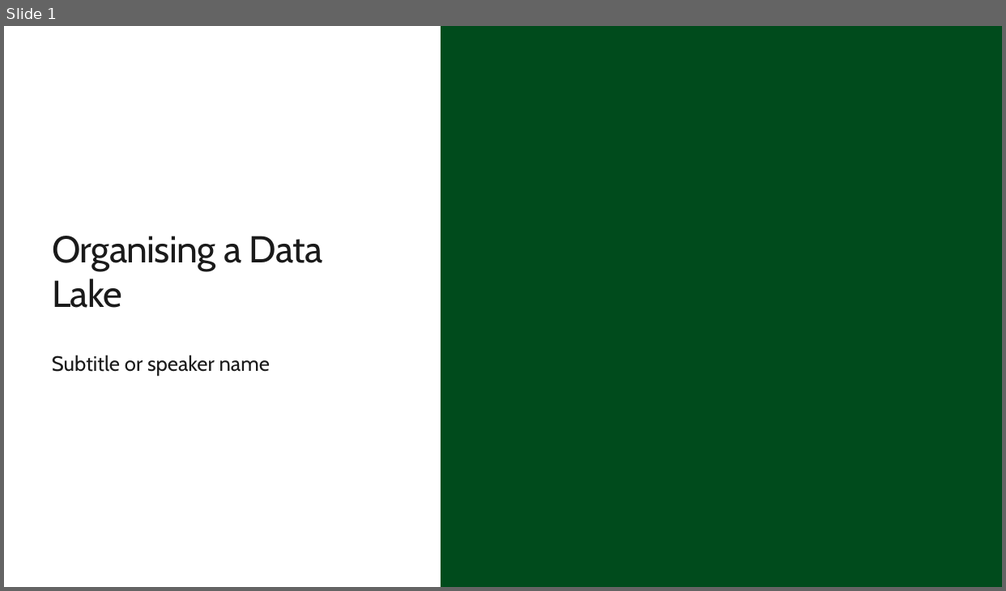
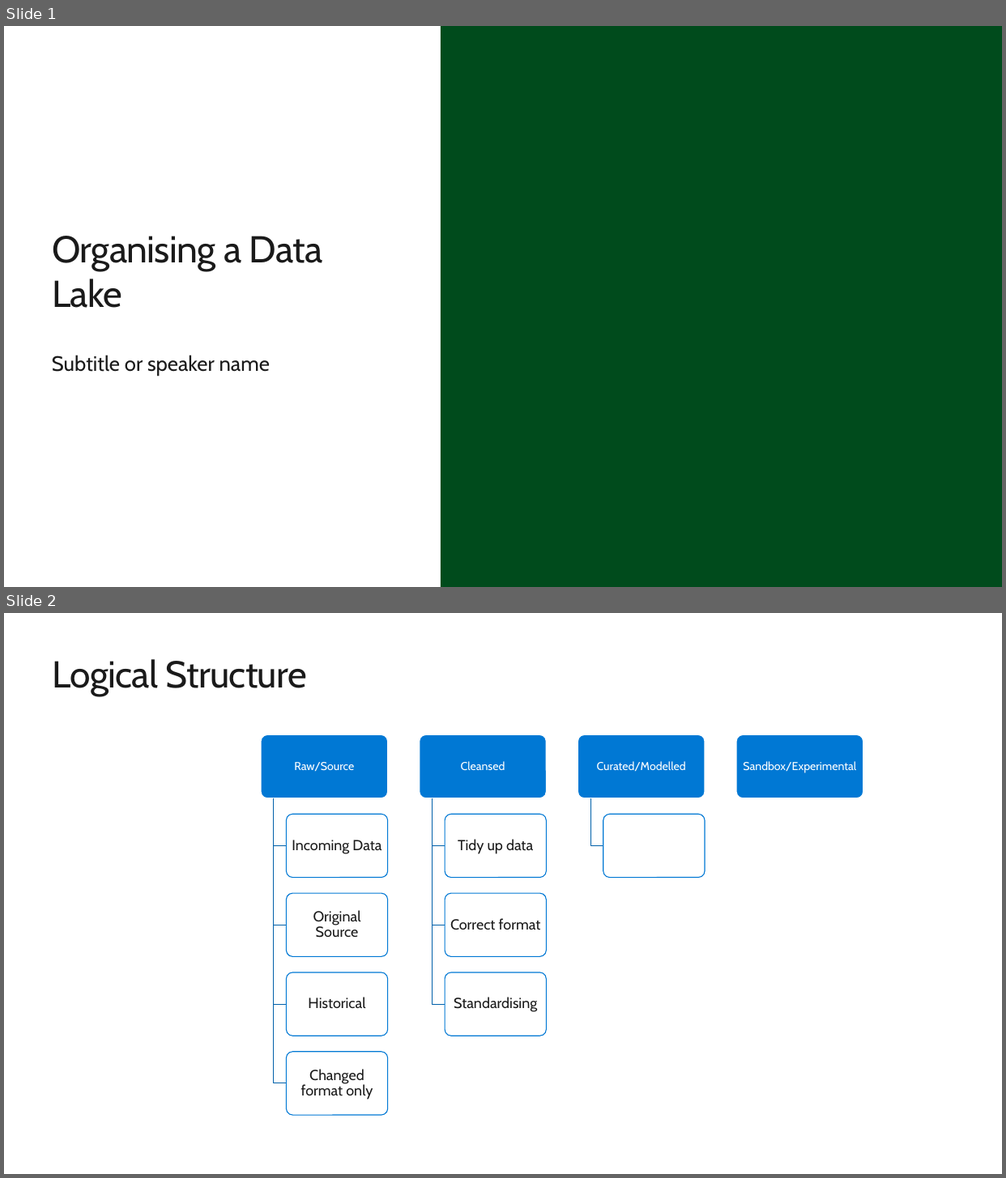
Before and after one commit to davedoesdemos/DataLakeInADay, a slide deck: Session2/content/OrganisingADataLake.pptx. Shown one above the other, each under a label of ours: slide 1 before the commit, slides 1 and 2 after it. The pictures are 1006x591 and 1006x1178 pixels, drawn with LibreOffice and Linux fonts; fonts in the diff are those of the drawing; background and template pictures are left out. Boxes give left, top, right and bottom in pixels: in the first picture for what was removed or moved away, otherwise in the second. Text is boxed around its words. In the diff, an @@ line names an element or a change of style, - is before the commit and + after.

```diff
--- a/Session2/content/OrganisingADataLake.pptx
+++ b/Session2/content/OrganisingADataLake.pptx
@@ slide 2 added at (4, 613, 1002, 1174), background #FFFFFF @@
@@ title added at (52, 659, 306, 696), 36 pt, text #1A1A1A @@
+Logical Structure
@@ group added at (261, 735, 863, 1115): 12 rounded rectangles, 11 texts, 8 freeform shapes @@
+Raw/Source
+Incoming Data
+Original Source
+Historical
+Changed format only
+Cleansed
+Tidy up data
+Correct format
+Standardising
+Curated/Modelled
+Sandbox/Experimental
```
Also in this commit, not shown: 2 other files.
